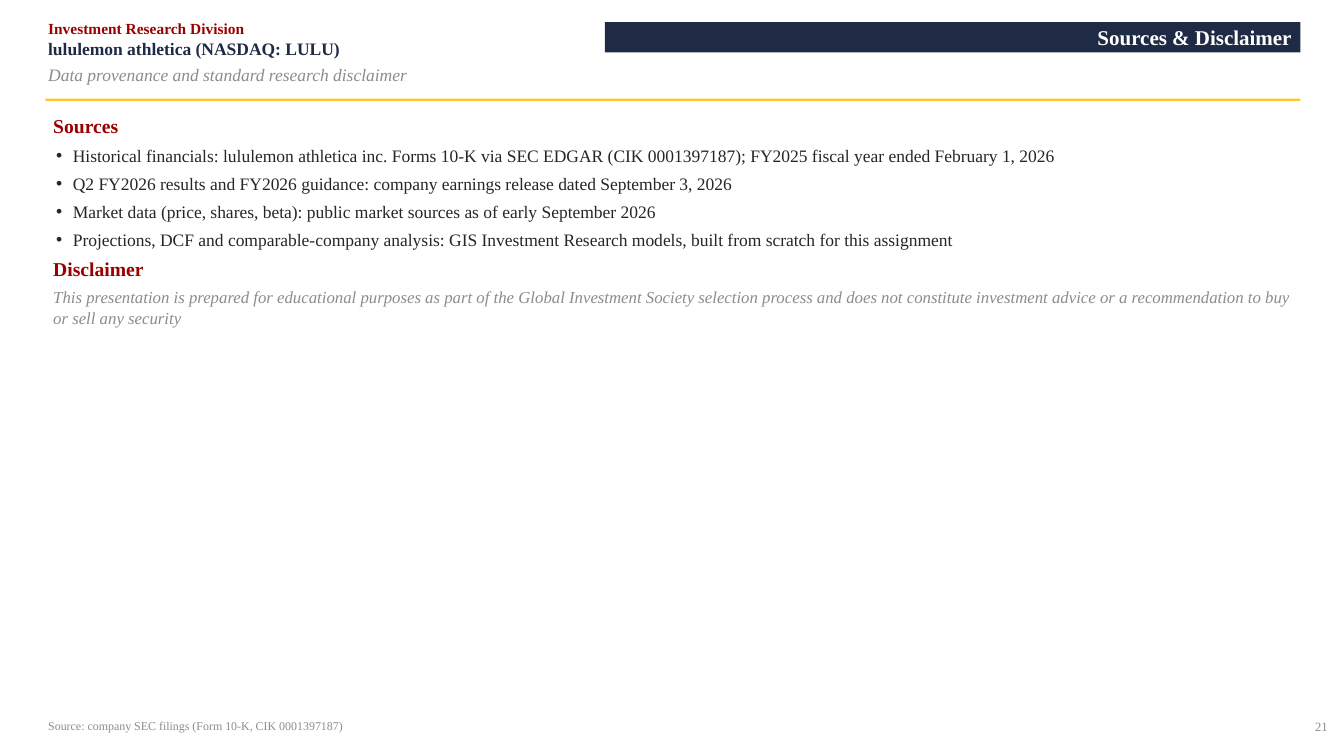
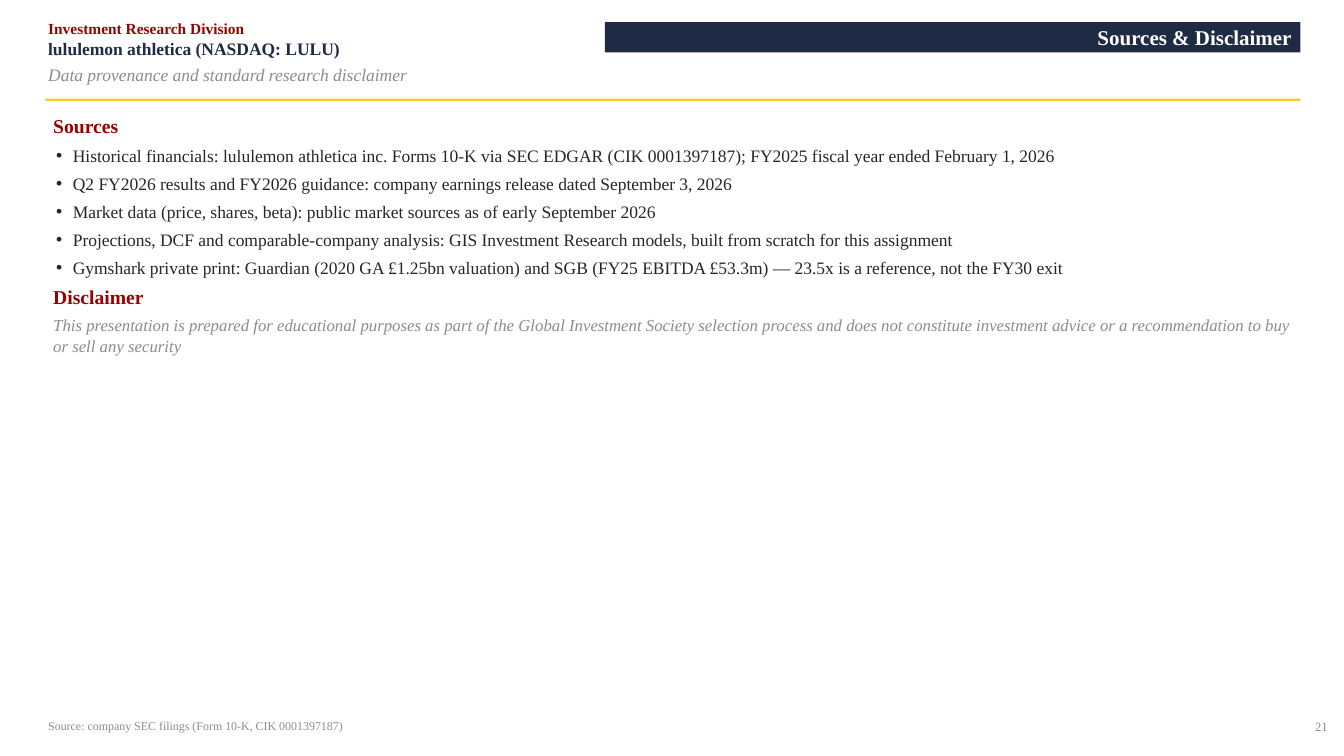
Before and after one commit to vengeanceaiUSC/RM, a slide deck: slide 22 of LULU/LULU_Investment_Pitch_Deck.pptx. Drawn at 1344x756 pixels with LibreOffice and Linux fonts; fonts in the diff are those of the drawing. Boxes give left, top, right and bottom in pixels: in the first picture for what was removed or moved away, otherwise in the second. Text is boxed around its words. In the diff, an @@ line names an element or a change of style, - is before the commit and + after.

```diff
--- a/LULU/LULU_Investment_Pitch_Deck.pptx
+++ b/LULU/LULU_Investment_Pitch_Deck.pptx
@@ text at (73,261,1063,278): paragraph added @@
+• Gymshark private print: Guardian (2020 GA £1.25bn valuation) and SGB (FY25 EBITDA £53.3m) — 23.5x is a reference, not the FY30 exit
```
Also in this commit, not shown: 1 other slide changed, 5 other files.
